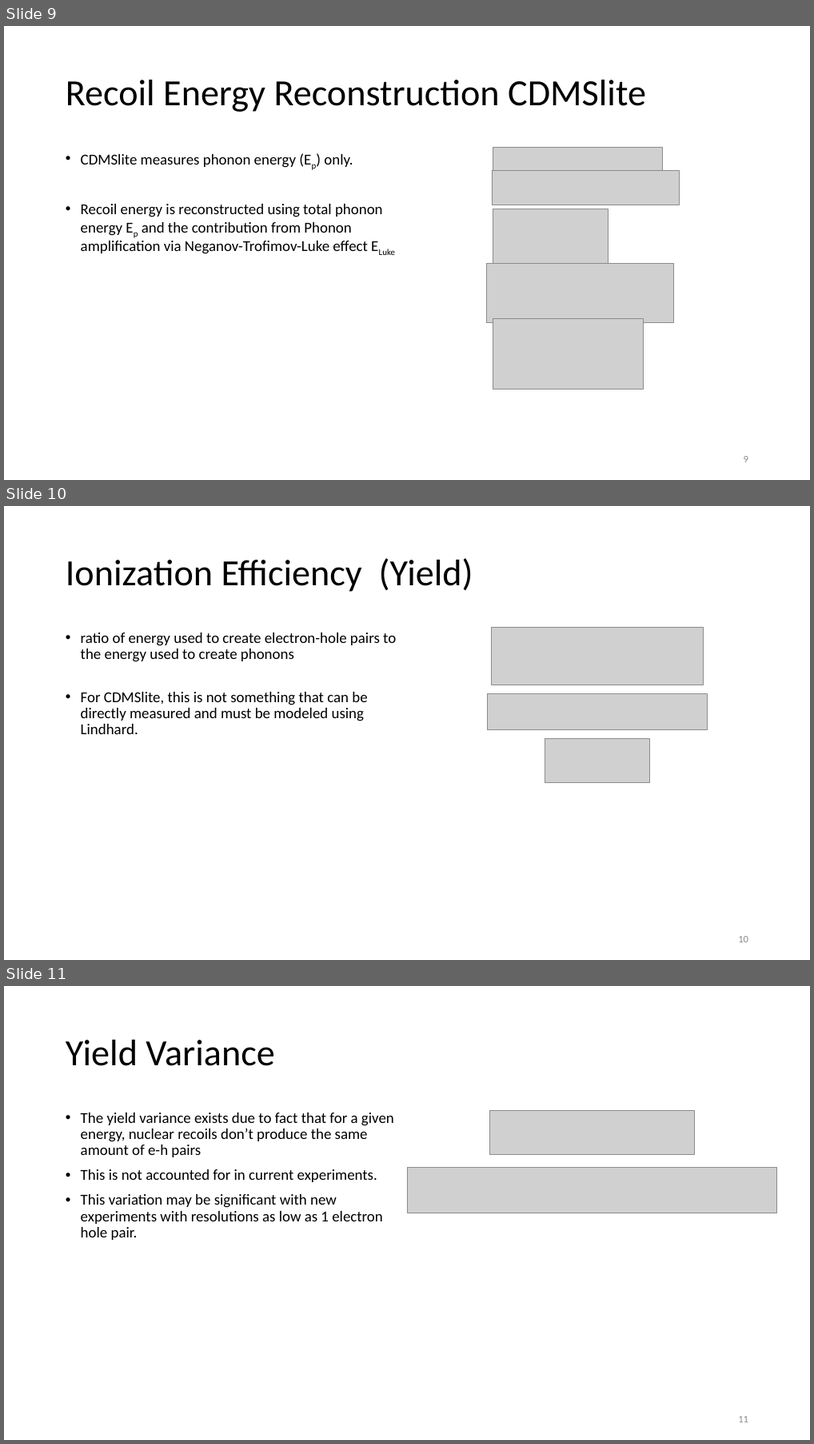
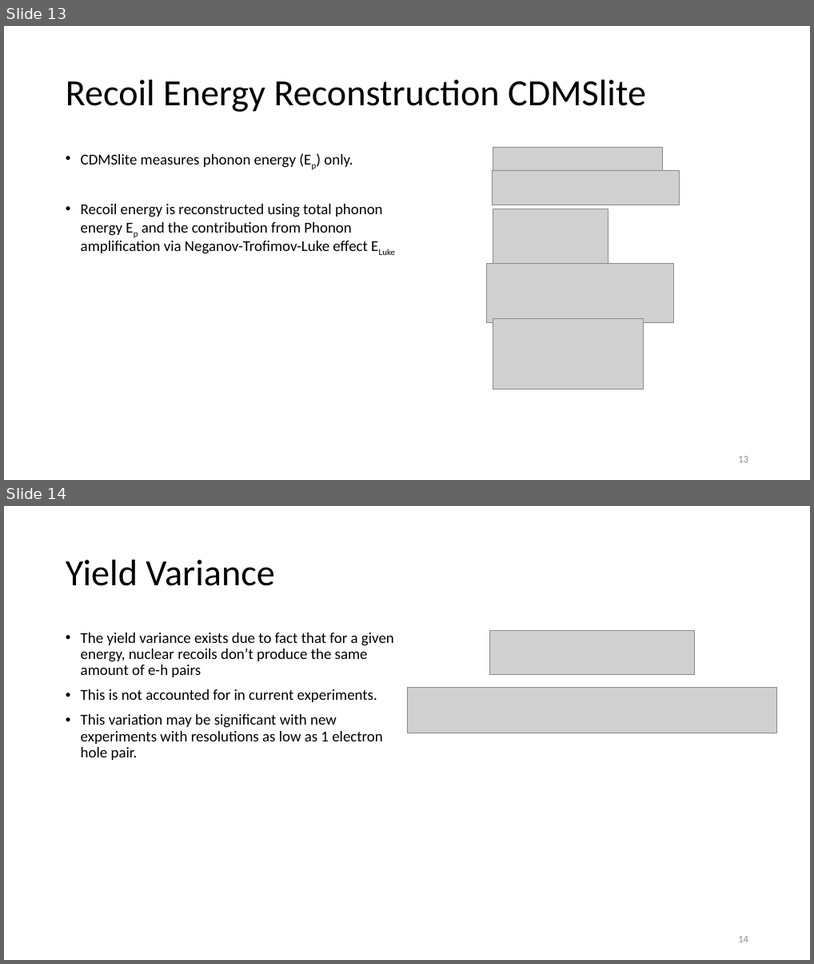
Before and after one commit to villaa/nrFano_Constraint, a slide deck: Mitch_Hawaii_talk. .pptx. Shown one above the other, each under a label of ours: slides 9, 10 and 11 before the commit, slides 13 and 14 after it. The pictures are 814x1444 and 814x964 pixels, drawn with LibreOffice and Linux fonts; fonts in the diff are those of the drawing; grey boxes stand for pictures. Boxes give left, top, right and bottom in pixels: in the first picture for what was removed or moved away, otherwise in the second. Text is boxed around its words. In the diff, an @@ line names an element or a change of style, - is before the commit and + after.

```diff
--- a/Mitch_Hawaii_talk. .pptx
+++ b/Mitch_Hawaii_talk. .pptx
@@ slide 10 removed at [4,506,810,960], background #FFFFFF @@
@@ title removed at [66,558,474,592] @@
-Ionization Efficiency (Yield)
@@ text removed at [81,632,396,734] @@
-• ratio of energy used to create electron-hole pairs to the energy used to create phonons
-• For CDMSlite, this is not something that can be directly measured and must be modeled using Lindhard.
@@ picture removed at [491,627,704,685] @@
@@ picture removed at [488,693,708,730] @@
@@ picture removed at [546,739,650,783] @@
@@ page number removed at [738,936,749,942] @@
-10
@@ what was slide 9 is now slide 13 @@
@@ page number at [738,456,749,462]: text changed @@
-9
+13
@@ what was slide 11 is now slide 14 @@
@@ page number at [738,936,749,942]: text changed @@
-11
+14
```
Also in this commit, not shown: 2 slides changed, 5 slides added, 1 other slide removed, 3 other files.
